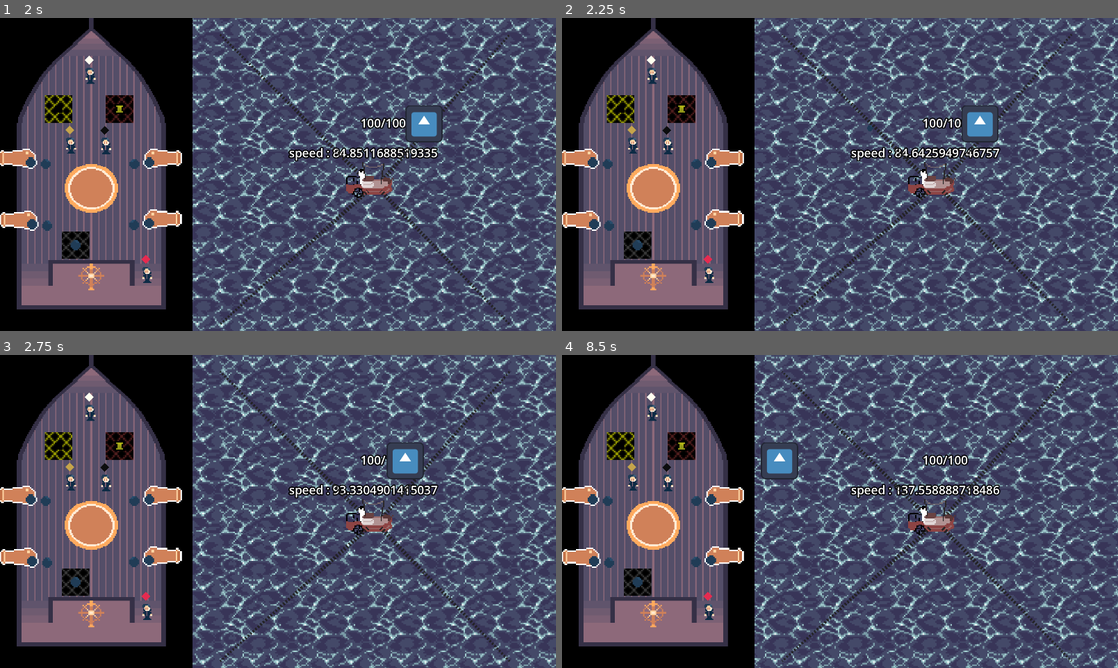
Above: before the commit, frames 1-4 (two rows, left to right).
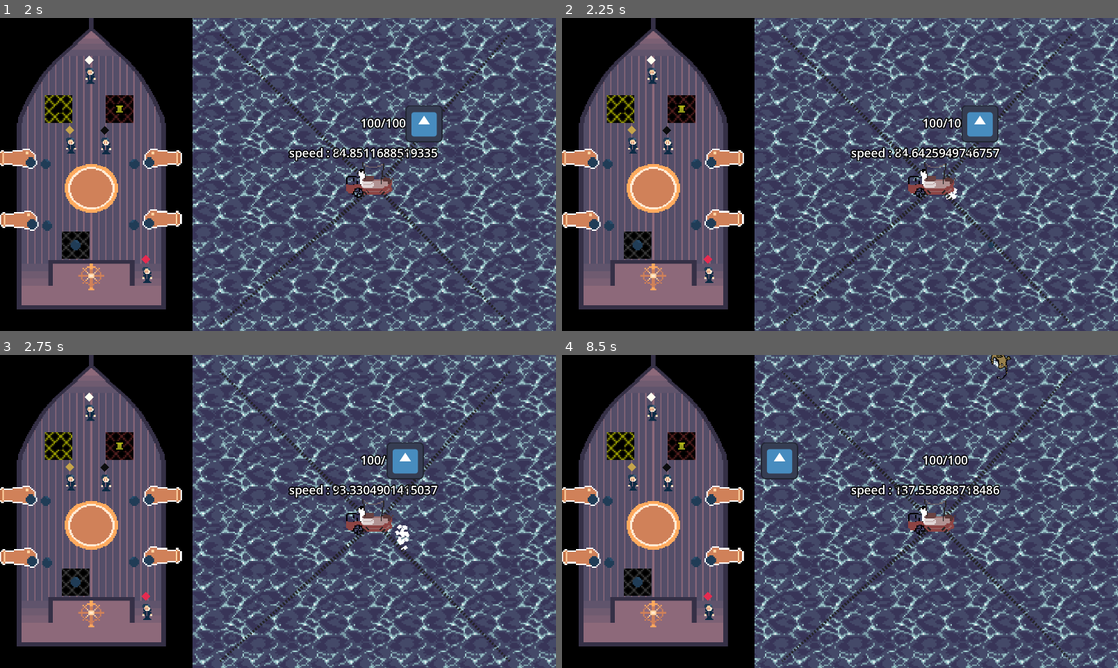
Above: after the commit, the same moments.

Repository: Maxenceoresteleandre/Jam-PSU-2024
Game: Godot game, scene res://scenes/world.tscn
The game is run twice, just before and just after one commit, with the same random seed, the same clock (stepped at 60 frames per second) and the same inputs. The engine's default icon, where the game draws it, is replaced by a stand-in: a white triangle on a blue panel in a dark square.
Inputs:
- Up to frame 1 (2 s): hold Up (ui_up) 0.53-1.28 s; hold Down (ui_down) from 1.28 s (still down)
- Up to frame 2 (2.25 s): release Down (ui_down) at 2.03 s; hold Up (ui_up) from 2.03 s (still down)
- Up to frame 3 (2.75 s): keep holding Up (ui_up)
- Up to frame 4 (8.5 s): release Up (ui_up) at 3.53 s; hold Down (ui_down) 3.53-5.78 s; hold Up (ui_up) 5.78-8.03 s; hold Down (ui_down) from 8.03 s (still down)

Frame 1 is identical in both runs. In frame 2, less than 0.1% of the frame differs, in the area x 54-78%, y 34-74%; in frame 3, 0.1%; in frame 4, 0.1%, in the area x 77-81%, y 0-8%.

Commit message:
partioifvujsedfg

Diff:
--- a/jampsu2024/scenes/characters/SmallBoat.tscn
+++ b/jampsu2024/scenes/characters/SmallBoat.tscn
@@ -1,11 +1,22 @@
-[gd_scene load_steps=9 format=3 uid="uid://c2a0nbvglukoh"]
+[gd_scene load_steps=10 format=3 uid="uid://c2a0nbvglukoh"]
 
 [ext_resource type="Script" path="res://script/small_boat.gd" id="1_ayldm"]
 [ext_resource type="Texture2D" uid="uid://bqd8p5k8lyxg8" path="res://resources/art/sea_view/ship placeholder.png" id="2_erb1x"]
 [ext_resource type="Shader" path="res://resources/shader/line.gdshader" id="3_cfkk8"]
 
+[sub_resource type="ParticleProcessMaterial" id="ParticleProcessMaterial_qbyrv"]
+particle_flag_disable_z = true
+emission_shape = 2
+emission_sphere_radius = 19.53
+angle_min = -83.0
+angle_max = 1.07288e-05
+spread = 29.277
+gravity = Vector3(0, 98, 0)
+scale_min = 10.61
+scale_max = 10.61
+
 [sub_resource type="RectangleShape2D" id="RectangleShape2D_f7txp"]
-size = Vector2(392, 135)
+size = Vector2(165, 70)
 
 [sub_resource type="Theme" id="Theme_am6nv"]
 
@@ -33,6 +44,17 @@
 collision_mask = 16
 script = ExtResource("1_ayldm")
 
+[node name="GPUParticles2D" type="GPUParticles2D" parent="."]
+physics_interpolation_mode = 2
+z_index = 1
+emitting = false
+amount = 28
+process_material = SubResource("ParticleProcessMaterial_qbyrv")
+one_shot = true
+explosiveness = 1.0
+randomness = 0.26
+local_coords = true
+
 [node name="Icon" type="Sprite2D" parent="."]
 z_index = 1
 texture_filter = 1
@@ -41,7 +63,7 @@
 texture = ExtResource("2_erb1x")
 
 [node name="CollisionShape2D" type="CollisionShape2D" parent="."]
-position = Vector2(20, 46.5)
+position = Vector2(15.5, 20)
 shape = SubResource("RectangleShape2D_f7txp")
 
 [node name="health_debug" type="Label" parent="."]
--- a/jampsu2024/scenes/characters/ennemies/Shark.tscn
+++ b/jampsu2024/scenes/characters/ennemies/Shark.tscn
@@ -5,10 +5,10 @@
 [ext_resource type="Texture2D" uid="uid://bojof48xg7s1i" path="res://resources/art/sea_view/fish_placeholder.png" id="3_qonq2"]
 
 [sub_resource type="RectangleShape2D" id="RectangleShape2D_6ntxs"]
-size = Vector2(447, 475)
+size = Vector2(73, 76)
 
 [sub_resource type="RectangleShape2D" id="RectangleShape2D_y22h0"]
-size = Vector2(416, 433)
+size = Vector2(75, 72)
 
 [node name="Shark" instance=ExtResource("1_8ldjg")]
 script = ExtResource("2_gicbg")
@@ -21,7 +21,7 @@
 texture = ExtResource("3_qonq2")
 
 [node name="truc" type="CollisionShape2D" parent="." index="2"]
-position = Vector2(10.5, -7.5)
+position = Vector2(-19.5, 4)
 shape = SubResource("RectangleShape2D_6ntxs")
 
 [node name="HitboxArea2D" type="Area2D" parent="." index="3"]
@@ -29,7 +29,7 @@
 collision_mask = 4
 
 [node name="Hitbox" type="CollisionShape2D" parent="HitboxArea2D" index="0"]
-position = Vector2(10, -5.5)
+position = Vector2(-18.5, 4)
 shape = SubResource("RectangleShape2D_y22h0")
 
 [connection signal="body_entered" from="HitboxArea2D" to="." method="_on_hitbox_area_2d_body_entered"]
--- a/jampsu2024/scenes/environment/SeaView.tscn
+++ b/jampsu2024/scenes/environment/SeaView.tscn
@@ -53,6 +53,11 @@
 region_rect = Rect2(0, 0, 10000, 10000)
 
 [node name="SmallBoat" parent="." instance=ExtResource("4_ms5o0")]
+current_speed = 80
+hit_obstacle_min_speed = 50
+direction = Vector2(1, 0)
+line_length = 500
+hit_cooldown_time = 2.0
 
 [node name="Camera2D" type="Camera2D" parent="SmallBoat"]
 position = Vector2(-300, -17)
@@ -69,4 +74,4 @@
 position = Vector2(646, 593)
 
 [node name="Shark" parent="." instance=ExtResource("9_iafle")]
-position = Vector2(4416, -1439)
+position = Vector2(1828, -1334)
--- a/jampsu2024/script/shark.gd
+++ b/jampsu2024/script/shark.gd
@@ -3,18 +3,33 @@
 
 @export var speed = 200
 
+var going_back = false
+var random_point := Vector2.ZERO
+var rng = RandomNumberGenerator.new()
+
 func _physics_process(delta: float) -> void:
-	if chasing_player:
+	if going_back and position.distance_squared_to(random_point) < 10:
+		going_back = false
+		chasing_player = true
+	if going_back:
+		velocity = position.direction_to(random_point) * speed
+		look_at(random_point)
+		move_and_slide()
+	elif chasing_player:
 		velocity = position.direction_to(GlobalVariables.small_boat.position) * speed
+		look_at(GlobalVariables.small_boat.position)
 		move_and_slide()
 
 
 func _on_hitbox_area_2d_body_entered(body: Node2D) -> void:
 	if body is SmallBoat:
 		body.ennemy_hit()
-		$HitboxArea2D.monitoring = false
-		await get_tree().create_timer(2.0).timeout
-		$HitboxArea2D.monitoring = true
+		going_back = true
+		choose_random_point()
+
+func choose_random_point():
+	var rp = Vector2(rng.randi_range(position.x - 500, position.x + 500), rng.randi_range(position.y - 500, position.y + 500))
+	random_point = rp
 
 
 func hit():
--- a/jampsu2024/script/small_boat.gd
+++ b/jampsu2024/script/small_boat.gd
@@ -43,7 +43,7 @@
 	set_line_direction(2, Vector2(1,1))
 	set_line_direction(3, Vector2(-1,1))
 	await get_tree().create_timer(hit_cooldown_time).timeout
-	shoot(0, Vector2(-1, -1))
+	shoot(2, Vector2(1, 1))
 
 func hit_obstacle():
 	if velocity.length() > hit_obstacle_min_speed:
@@ -112,3 +112,6 @@
 	var cannonball_velocity : Vector2
 	cannonball.position = position + cannons_offsets[index]
 	cannonball.velocity = direction
+	$GPUParticles2D.position = cannons_offsets[index]
+	$GPUParticles2D.process_material.initial_velocity = direction * 100
+	$GPUParticles2D.emitting = true
Not shown: 1 places in jampsu2024/scenes/environment/SeaView.tscn that only renumber resources
